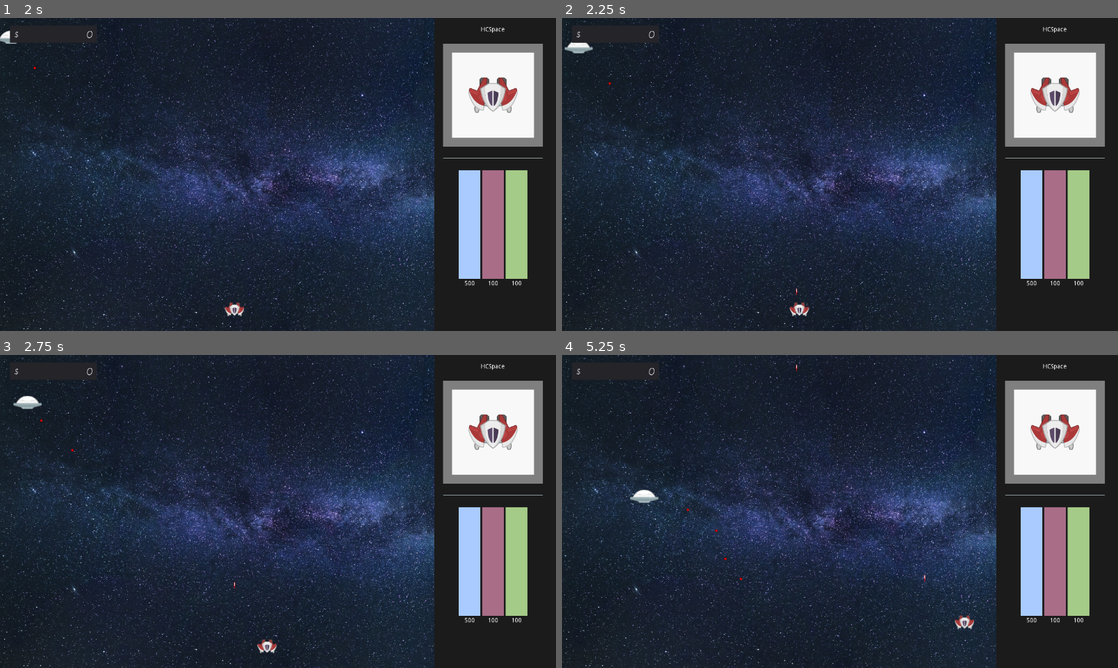
Above: before the commit, frames 1-4 (two rows, left to right).
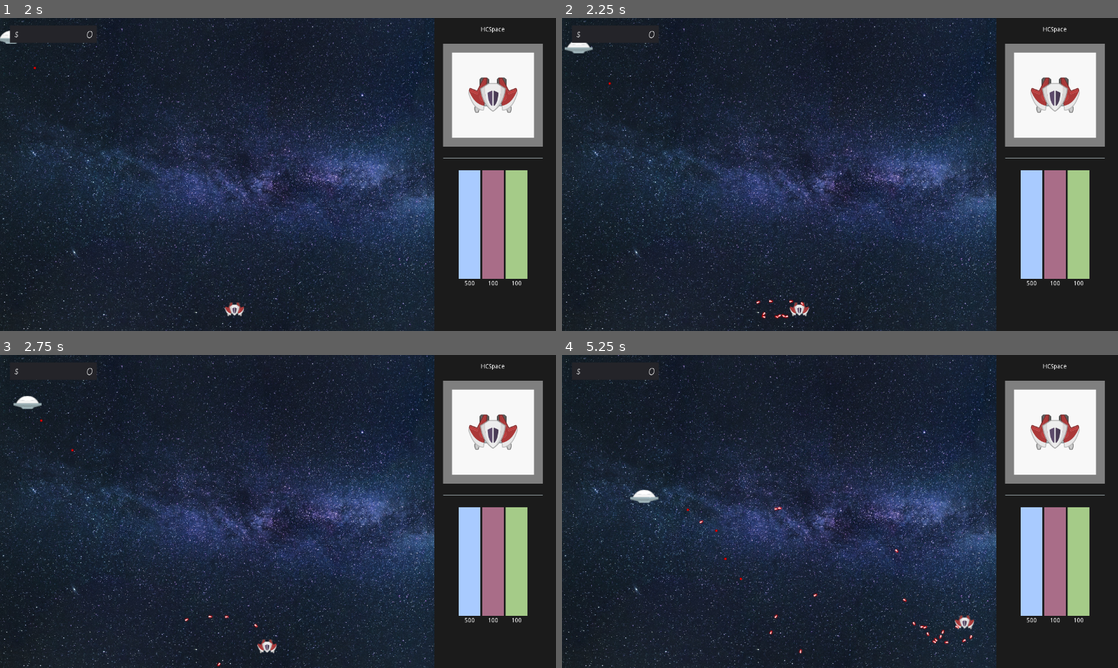
Above: after the commit, the same moments.

Repository: Kessinen/HCSpace
Game: Godot game, scene res://menus/mainmenu.tscn
The game is run twice, just before and just after one commit, with the same random seed, the same clock (stepped at 60 frames per second) and the same inputs.
Inputs:
- Up to frame 1 (2 s): click "New Game" at 0.5 s; click "Level 1" at 1.25 s
- Up to frame 2 (2.25 s): hold D (move_right) from 2.03 s (still down); hold Space (shoot) from 2.03 s (still down)
- Up to frame 3 (2.75 s): keep holding D (move_right); keep holding Space (shoot)
- Up to frame 4 (5.25 s): release D (move_right) at 2.78 s; release Space (shoot) at 2.78 s; hold S (move_down) 2.78-3.53 s; tap Space (shoot) at 2.85, 4.35 s; hold D (move_right) 3.53-4.28 s; hold Space (shoot) 3.53-4.28 s; hold W (move_up) 4.28-5.03 s; hold A (move_left) from 5.03 s (still down); hold Space (shoot) from 5.03 s (still down)

Frame 1 is identical in both runs. In frame 2, less than 0.1% of the frame differs, in the area x 34-44%, y 86-96%; in frame 3, less than 0.1%; in frame 4, 0.2%, in the area x 24-74%, y 3-96%.

Commit message:
Started adding Wideboy

Diff:
--- a/project/player/SB0.gd
+++ b/project/player/SB0.gd
@@ -1,6 +1,6 @@
 extends shipsBase
 
-var plZip22 = preload("res://weapons/zip22.tscn")
+var plZip22 = preload("res://weapons/wideboy.tscn")
 var rofTimer = Timer.new()
 
 func _ready():
--- a/project/project.godot
+++ b/project/project.godot
@@ -23,11 +23,17 @@
 "class": "stagesBase",
 "language": "GDScript",
 "path": "res://stages/stagesBase.gd"
+}, {
+"base": "KinematicBody2D",
+"class": "weaponsBase",
+"language": "GDScript",
+"path": "res://weapons/weaponsBase.gd"
 } ]
 _global_script_class_icons={
 "enemiesBase": "",
 "shipsBase": "",
-"stagesBase": ""
+"stagesBase": "",
+"weaponsBase": ""
 }
 
 [application]
--- /dev/null
+++ b/project/weapons/weaponsBase.gd
@@ -0,0 +1,7 @@
+extends KinematicBody2D
+
+class_name weaponsBase
+
+export var bulletSpeed : float = 200
+export var damage : float = 1
+export var rateOfFire : float = 1
--- /dev/null
+++ b/project/weapons/wideboy.gd
@@ -0,0 +1,30 @@
+extends weaponsBase
+
+export var numOfBullets : int = 5
+export var spreadOfBullets : float
+export var bulletLifetime : int = 3
+
+var bullets : Array
+var bulletLifeTimer := Timer.new()
+
+func _physics_process(delta):
+	pass
+
+func _ready():
+	createBullets()
+
+func createBullets():
+	for i in range(numOfBullets):
+		randomize()
+		var bulletAngle = rand_range(spreadOfBullets / 2 *-1, spreadOfBullets / 2)
+		var tmpBullet = $bullet.duplicate()
+
+		tmpBullet.position = global.playerPosition
+		tmpBullet.position.x = get_node("/root/global").playerPosition.x - (10*i)
+		tmpBullet.rotation = bulletAngle
+		tmpBullet.set_linear_velocity(Vector2(cos(bulletAngle), sin(bulletAngle))*100)
+		#tmpBullet.apply_central_impulse(Vector2(bulletAngle, bulletAngle) * 10)
+		#tmpBullet.apply_impulse(Vector2.ZERO,tmpBullet.rotation*bulletSpeed)
+		get_parent().add_child(tmpBullet)
+		bullets.append($bullet.duplicate())
+	$bullet.queue_free()
--- /dev/null
+++ b/project/weapons/wideboy.tscn
@@ -0,0 +1,30 @@
+[gd_scene load_steps=4 format=2]
+
+[ext_resource path="res://weapons/wideboy.gd" type="Script" id=1]
+[ext_resource path="res://weapons/sprites/wb53.png" type="Texture" id=2]
+
+[sub_resource type="CapsuleShape2D" id=1]
+radius = 3.39275
+height = 3.7165
+
+[node name="wb53" type="KinematicBody2D"]
+collision_layer = 0
+collision_mask = 0
+script = ExtResource( 1 )
+numOfBullets = 10
+spreadOfBullets = 90.0
+
+[node name="bullet" type="RigidBody2D" parent="."]
+collision_layer = 0
+collision_mask = 2147483648
+gravity_scale = 0.0
+linear_damp = 0.0
+angular_damp = 0.0
+
+[node name="CollisionShape2D" type="CollisionShape2D" parent="bullet"]
+shape = SubResource( 1 )
+
+[node name="sprite" type="Sprite" parent="bullet"]
+position = Vector2( -0.0992126, 0 )
+scale = Vector2( 0.2, 0.2 )
+texture = ExtResource( 2 )
--- a/project/weapons/zip22.gd
+++ b/project/weapons/zip22.gd
@@ -1,18 +1,10 @@
-extends KinematicBody2D
-
-export var rateOfFire : float
-export var damage: float
-export var bulletSpeed: float
+extends weaponsBase
 
 var velocity : Vector2
 
 func _physics_process(delta):
 	velocity = Vector2(0,bulletSpeed * -1)
 	var testi = move_and_collide(velocity * delta)
-
-func _ready():
-	pass
-
 
 func _on_VisibilityNotifier2D_screen_exited():
 	queue_free()
--- a/project/weapons/zip22.tscn
+++ b/project/weapons/zip22.tscn
@@ -15,9 +15,6 @@
 collision_layer = 2147483652
 collision_mask = 0
 script = ExtResource( 2 )
-rateOfFire = 2.0
-damage = 1.0
-bulletSpeed = 200.0
 
 [node name="CollisionShape2D" type="CollisionShape2D" parent="."]
 shape = SubResource( 1 )
Binary file added: project/weapons/sprites/wb53.png
Not shown, added: project/weapons/sprites/wb53.png.import
